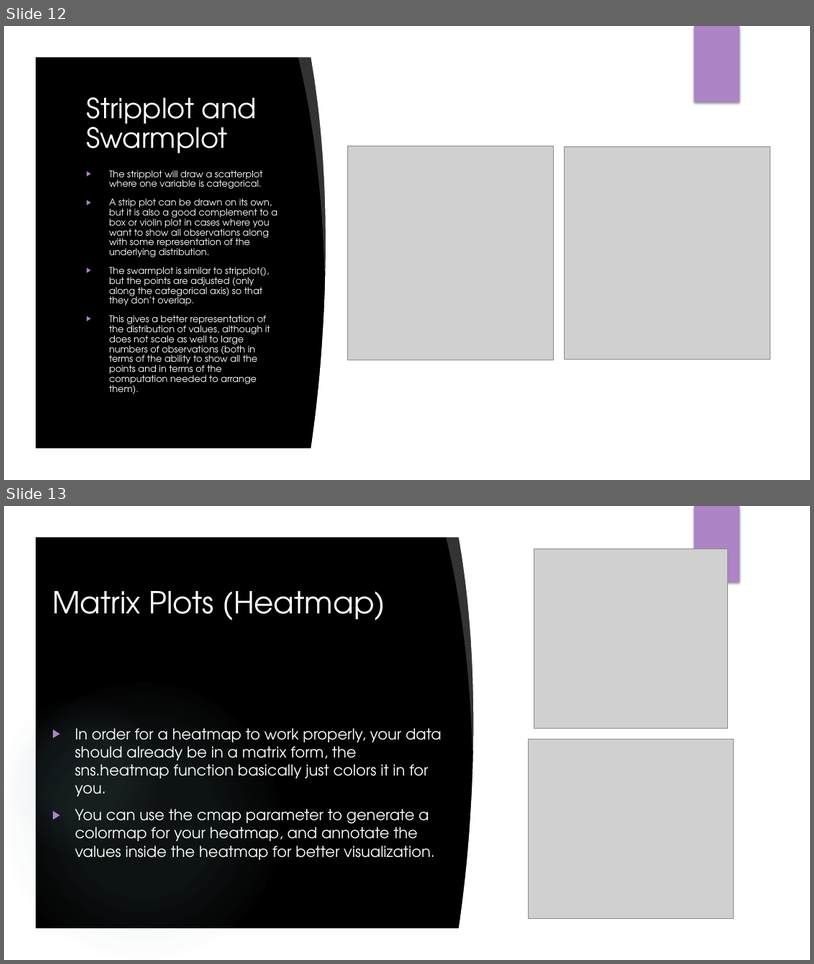
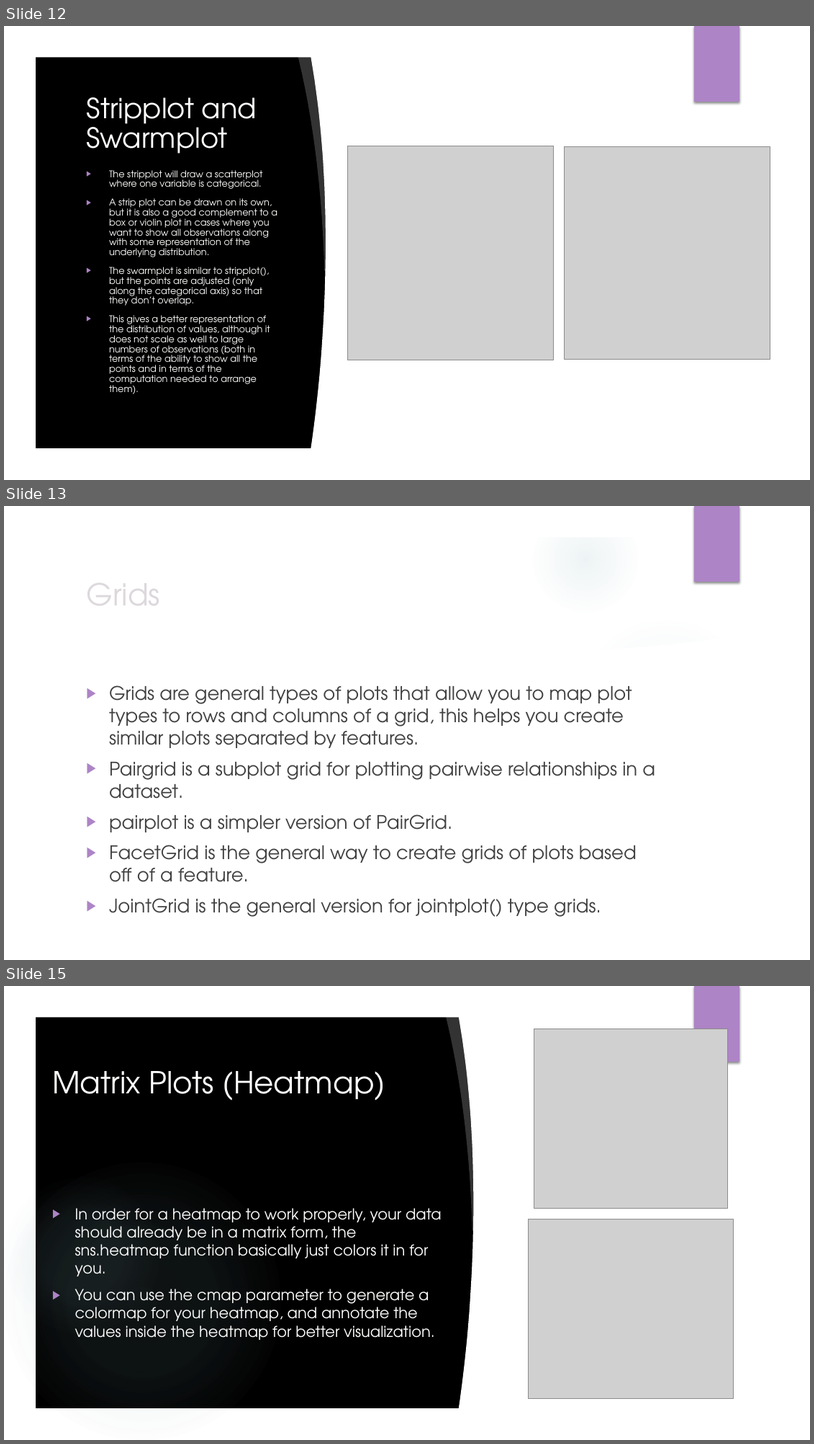
Before and after one commit to Muhammad-Bilal-Saleem/icrl-kics, a slide deck: Seaborn.pptx. Shown one above the other, each under a label of ours: slides 12 and 13 before the commit, slides 12, 13 and 15 after it; the slides between them are not shown. The pictures are 814x964 and 814x1444 pixels, drawn with LibreOffice and Linux fonts; fonts in the diff are those of the drawing; grey boxes stand for pictures; background and template pictures are left out. Boxes give left, top, right and bottom in pixels: in the first picture for what was removed or moved away, otherwise in the second. Text is boxed around its words. In the diff, an @@ line names an element or a change of style, - is before the commit and + after.

```diff
--- a/Seaborn.pptx
+++ b/Seaborn.pptx
@@ slide 13 added at bbox=[4, 506, 810, 960], background picture (left out); not listed: 5 template elements that a slide beside it also shows @@
@@ freeform shape added at bbox=[4, 506, 810, 960], fill #FFFFFF @@
@@ rectangle added at bbox=[694, 506, 740, 582], fill #AD84C6 @@
@@ title added at bbox=[86, 569, 160, 621], 36 pt, text #DCD8DC @@
+Grids
@@ freeform shape added at bbox=[565, 607, 785, 672], fill #FFFFFF at 20% opacity @@
@@ freeform shape added at bbox=[34, 629, 780, 929], fill #FFFFFF @@
@@ text added at bbox=[109, 685, 656, 916], 22.2 pt, text #404040 @@
+▶ Grids are general types of plots that allow you to map plot types to rows and columns of a grid, this helps you create similar plots separated by features.
+▶ Pairgrid is a subplot grid for plotting pairwise relationships in a dataset.
+▶ pairplot is a simpler version of PairGrid.
+▶ FacetGrid is the general way to create grids of plots based off of a feature.
+▶ JointGrid is the general version for jointplot() type grids.
@@ what was slide 13 is now slide 15 @@
```
Also in this commit, not shown: 1 other slide added.
